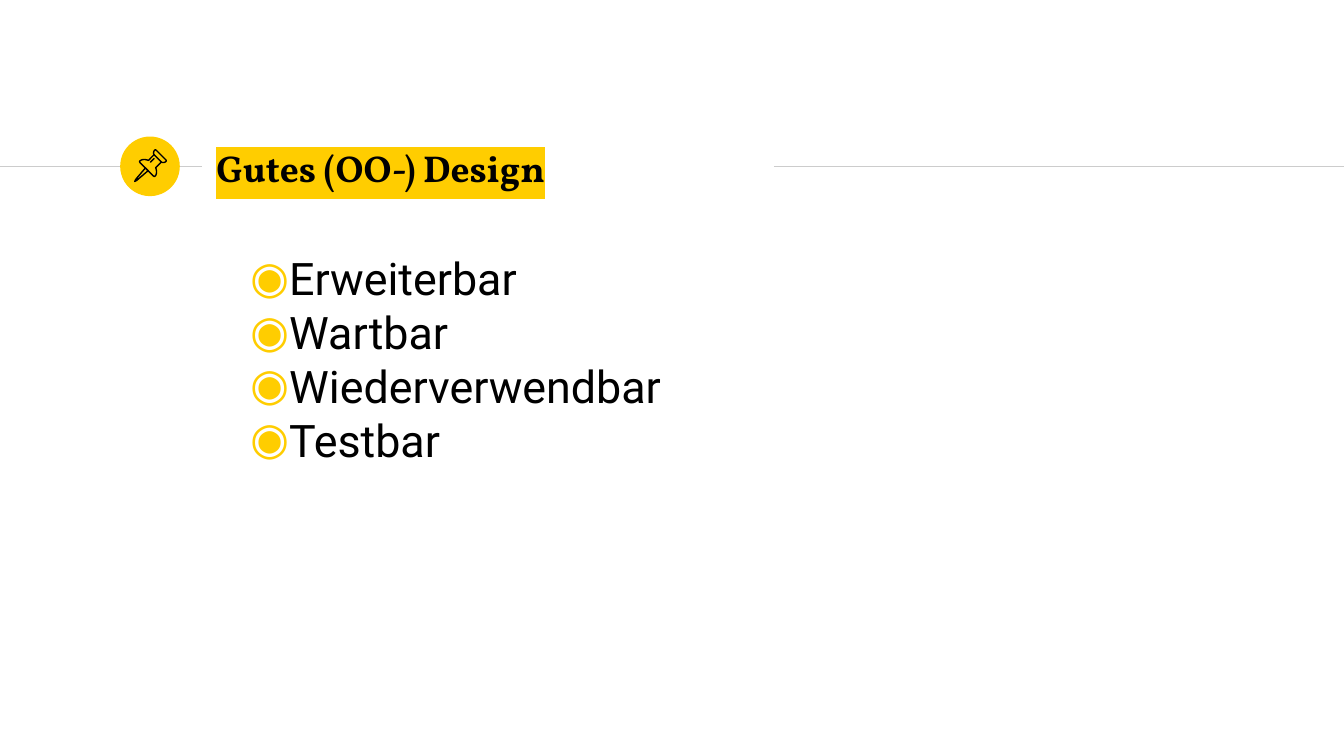
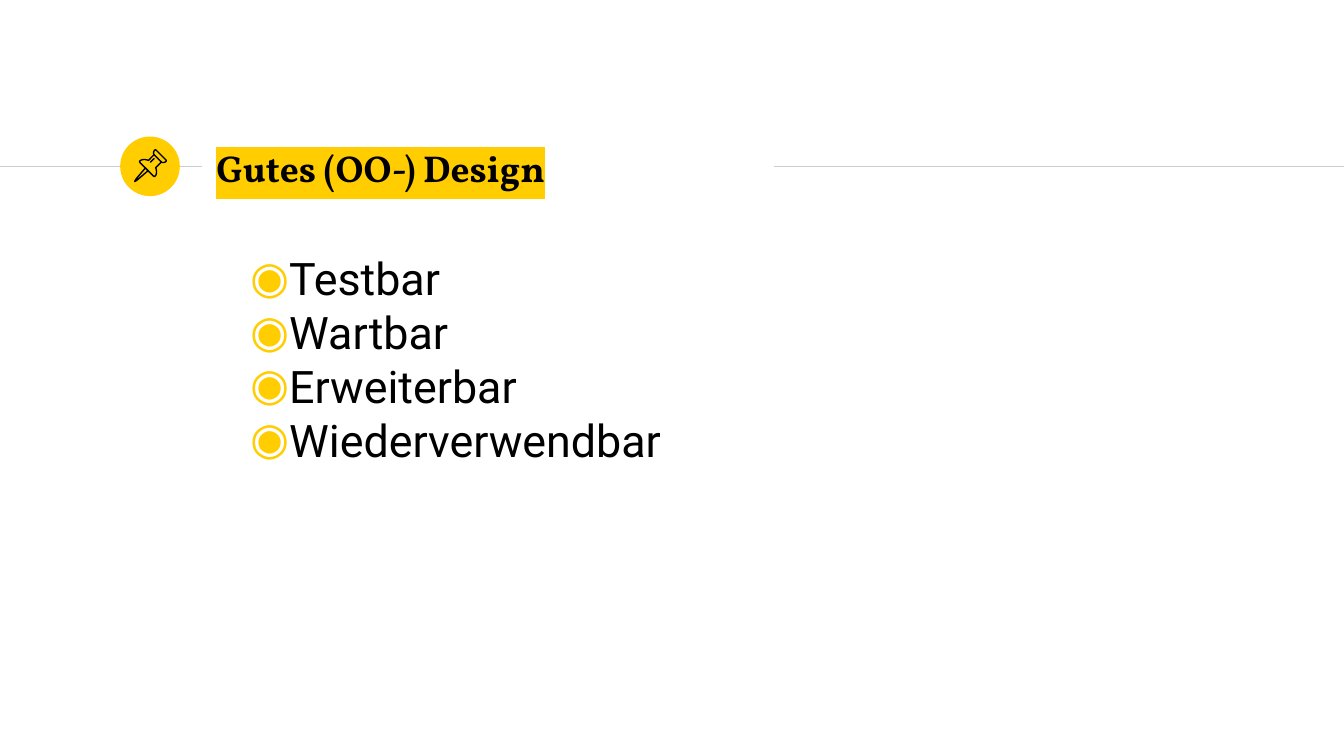
Before and after one commit to marcelherd/OOT-Projekt, a slide deck: slide 15 of Design/Milestone-Presentation.pptx. Drawn at 1344x756 pixels with LibreOffice and Linux fonts; fonts in the diff are those of the drawing. Boxes give left, top, right and bottom in pixels: in the first picture for what was removed or moved away, otherwise in the second. Text is boxed around its words. In the diff, an @@ line names an element or a change of style, - is before the commit and + after.

```diff
--- a/Design/Milestone-Presentation.pptx
+++ b/Design/Milestone-Presentation.pptx
@@ text at (x1=289, y1=261, x2=448, y2=350): paragraphs added @@
+◉ Testbar
+◉ Wartbar
@@ text at (x1=289, y1=423, x2=440, y2=458): paragraph removed @@
-◉ Testbar
```
